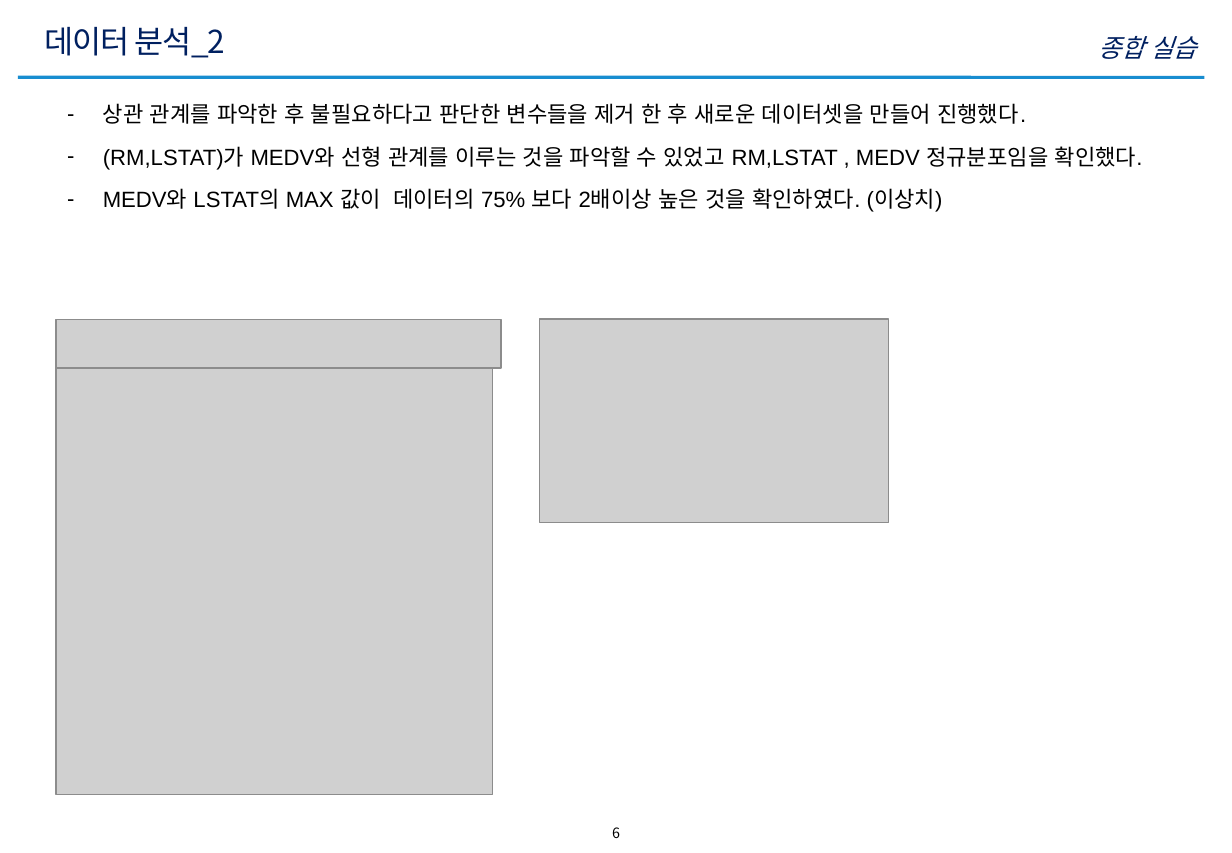
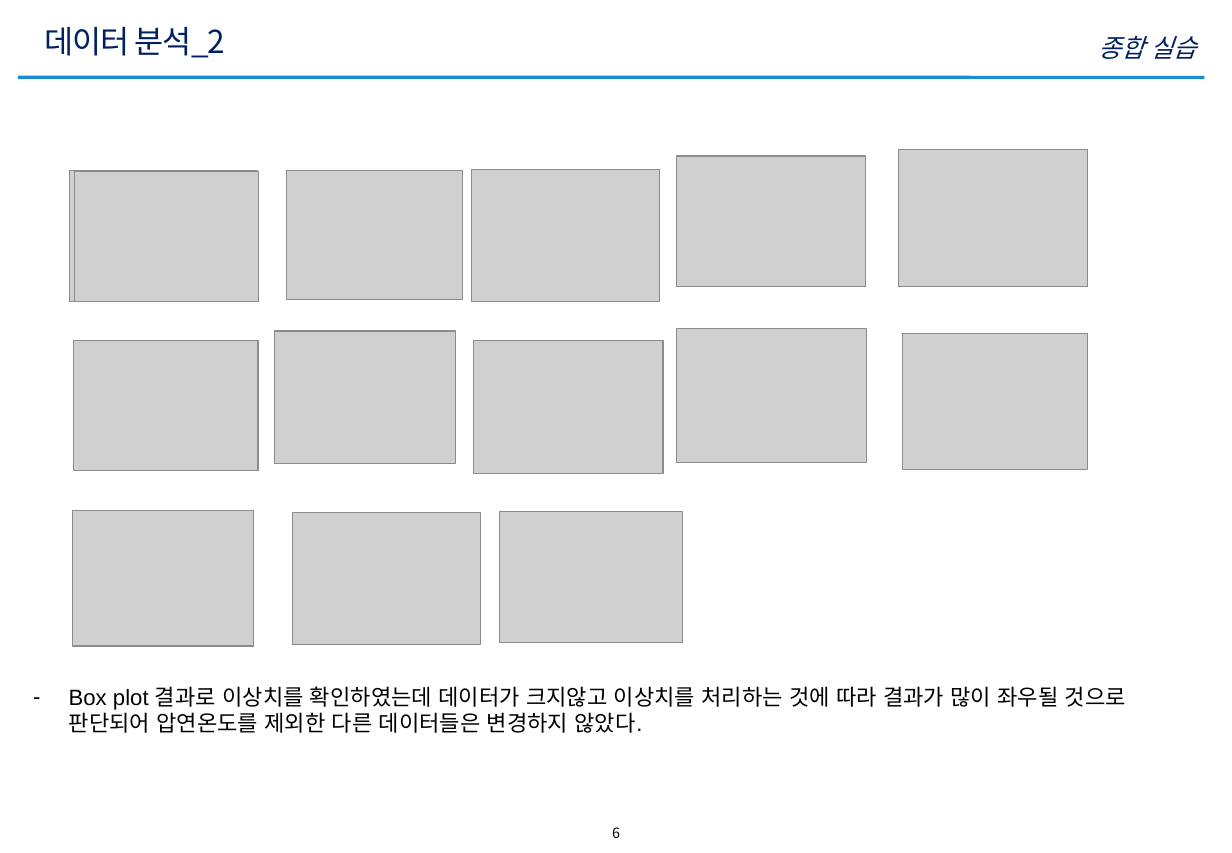
Before and after one commit to nsh6547/POSCO_Ai-BigData_academy, a slide deck: slide 6 of Week2_BigData/종합실습/A1_노선호_종합실습2.pptx. Drawn at 1232x853 pixels with LibreOffice and Linux fonts; fonts in the diff are those of the drawing; grey boxes stand for pictures; background and template pictures are left out. Boxes give left, top, right and bottom in pixels: in the first picture for what was removed or moved away, otherwise in the second. Text is boxed around its words. In the diff, an @@ line names an element or a change of style, - is before the commit and + after.

```diff
--- a/Week2_BigData/종합실습/A1_노선호_종합실습2.pptx
+++ b/Week2_BigData/종합실습/A1_노선호_종합실습2.pptx
@@ picture added at (x1=69, y1=171, x2=257, y2=301) @@
@@ picture added at (x1=75, y1=172, x2=258, y2=301) @@
@@ picture added at (x1=287, y1=171, x2=463, y2=299) @@
@@ picture added at (x1=472, y1=169, x2=661, y2=301) @@
@@ picture added at (x1=677, y1=156, x2=866, y2=287) @@
@@ picture added at (x1=899, y1=150, x2=1088, y2=288) @@
@@ picture removed at (x1=56, y1=320, x2=501, y2=369) @@
@@ picture removed at (x1=539, y1=320, x2=888, y2=523) @@
@@ picture added at (x1=677, y1=329, x2=867, y2=463) @@
@@ picture added at (x1=74, y1=340, x2=258, y2=471) @@
@@ picture added at (x1=274, y1=331, x2=455, y2=464) @@
@@ picture added at (x1=474, y1=340, x2=663, y2=473) @@
@@ picture added at (x1=902, y1=333, x2=1088, y2=470) @@
@@ picture removed at (x1=56, y1=369, x2=493, y2=795) @@
@@ picture added at (x1=72, y1=511, x2=254, y2=647) @@
@@ picture added at (x1=292, y1=513, x2=481, y2=645) @@
@@ picture added at (x1=499, y1=511, x2=683, y2=643) @@
@@ text at (x1=69, y1=686, x2=1126, y2=733): text changed @@
-– 상관 관계를 파악한 후 불필요하다고 판단한 변수들을 제거 한 후 새로운 데이터셋을 만들어 진행했다.
-– (RM,LSTAT)가 MEDV와 선형 관계를 이루는 것을 파악할 수 있었고 RM,LSTAT , MEDV 정규분포임을 확인했다.
-– MEDV와 LSTAT의 MAX 값이 데이터의 75% 보다 2배이상 높은 것을 확인하였다. (이상치)
+– Box plot 결과로 이상치를 확인하였는데 데이터가 크지않고 이상치를 처리하는 것에 따라 결과가 많이 좌우될 것으로 판단되어 압연온도를 제외한 다른 데이터들은 변경하지 않았다.
```
Also in this commit, not shown: 5 other slides changed, 23 slides added, 13 slides removed, 19 other files.
